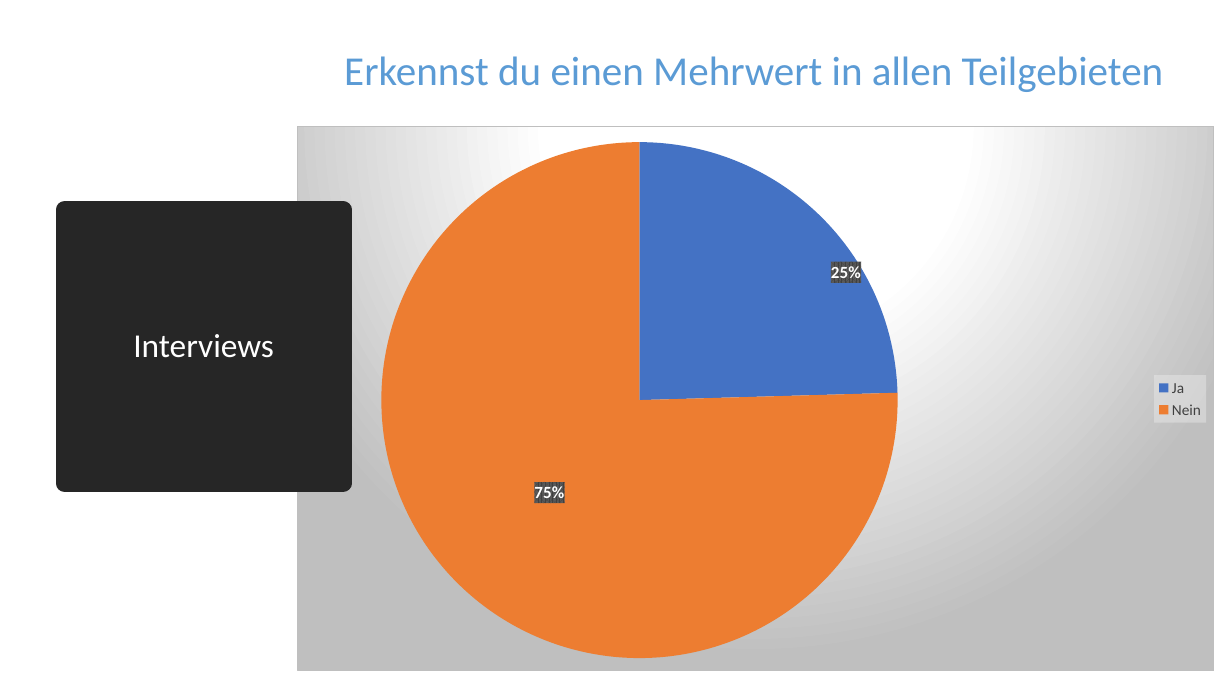
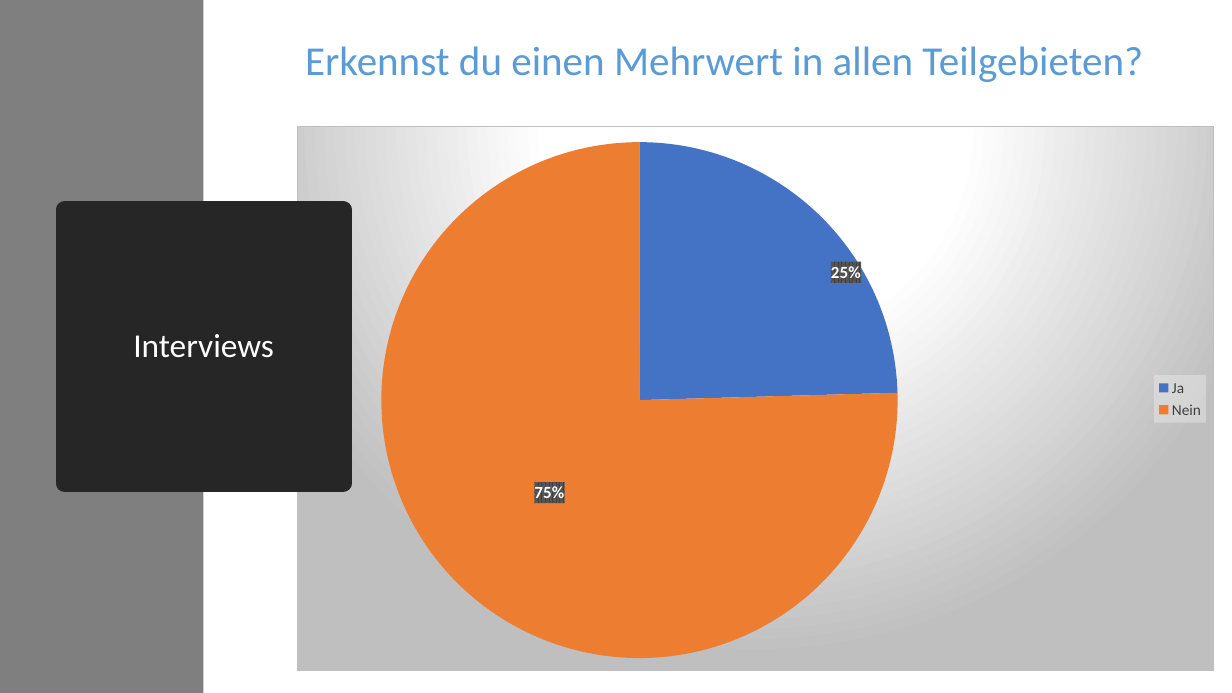
Before and after one commit to KanBen86/personalisierte-Studiengangsgestaltung, a slide deck: slide 12 of Präsentationen/Präsentation 1.pptx. Drawn at 1232x693 pixels with LibreOffice and Linux fonts; fonts in the diff are those of the drawing. Boxes give left, top, right and bottom in pixels: in the first picture for what was removed or moved away, otherwise in the second. Text is boxed around its words. In the diff, an @@ line names an element or a change of style, - is before the commit and + after.

Commit message:
update PowerPoint

```diff
--- a/Präsentationen/Präsentation 1.pptx
+++ b/Präsentationen/Präsentation 1.pptx
@@ rectangle added at box(0, 0, 203, 693), fill #7F7F7F @@
@@ text at box(305, 46, 1143, 82): text changed @@
-Erkennst du einen Mehrwert in allen Teilgebieten
+Erkennst du einen Mehrwert in allen Teilgebieten?
```
